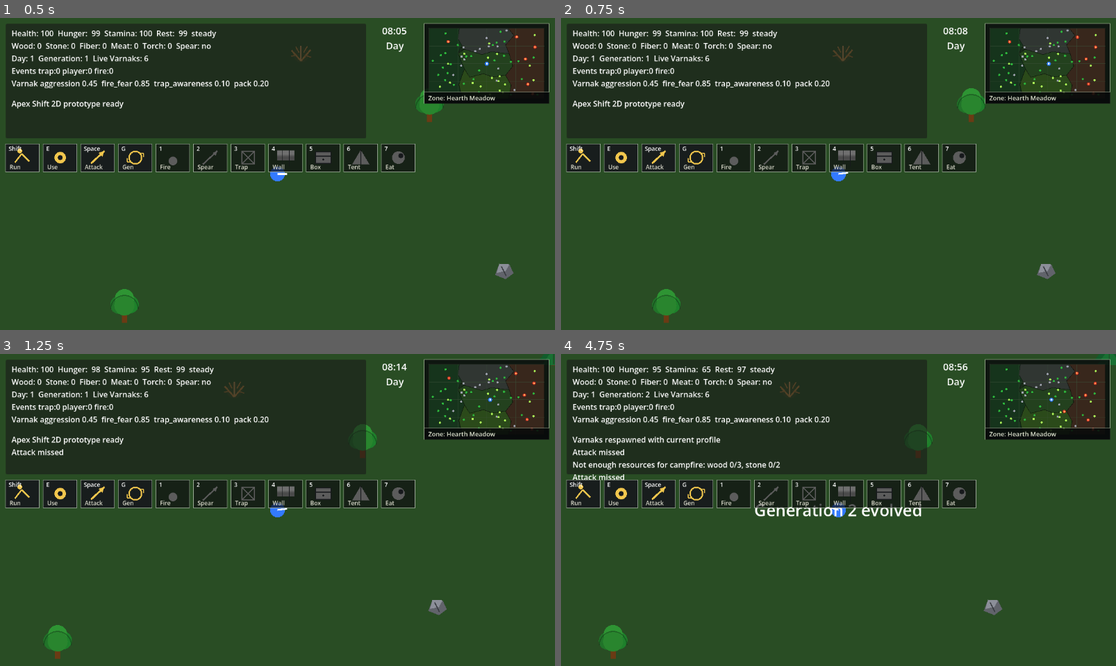
Above: before the commit, frames 1-4 (two rows, left to right).
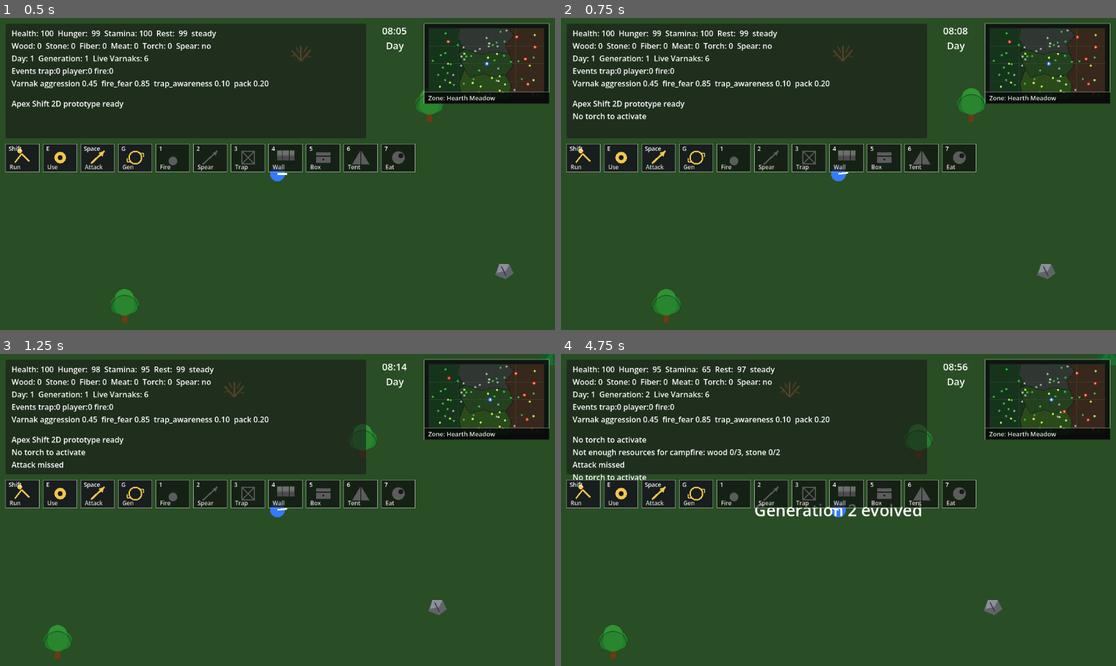
Above: after the commit, the same moments.

Repository: krisstoof/apex-shift-2d
Game: Godot game, scene res://scenes/main.tscn
Same seed, same stepped clock (60 frames per second), same inputs: the game is played once before the commit and once after it.
Inputs (mouse positions are in pixels of both pictures, inside the frame that each line leads up to):
- Up to frame 1 (0.5 s): no input
- Up to frame 2 (0.75 s): tap Enter at 0.5 s; move the mouse to (960, 158) at 0.52 s; hold D (move_right) from 0.53 s (still down); tap T at 0.6 s; click (960, 158) at 0.67 s
- Up to frame 3 (1.25 s): keep holding D (move_right); tap Space at 0.77 s
- Up to frame 4 (4.75 s): move the mouse to (727, 525) at 1.27 s; release D (move_right) at 1.28 s; hold S (move_down) 1.28-2.03 s; tap T at 1.35, 2.3, 3.05, 3.8, 4.55 s; tap Space at 1.52, 3.02, 3.77, 4.52 s; move the mouse to (894, 441) at 2.02 s; hold D (move_right) 2.03-2.78 s; hold Shift 2.03-2.78 s; move the mouse to (810, 572) at 2.77 s; hold W (move_up) 2.78-3.53 s; tap E at 2.85 s; click (810, 572) at 2.92 s; move the mouse to (1005, 556) at 3.52 s; hold A (move_left) from 3.53 s (still down); tap G at 3.6 s; move the mouse to (672, 463) at 4.27 s; tap 1 at 4.35 s

Frame 1 is identical in both runs. In frame 2, 0.1% of the frame differs, in the area x 2-16%, y 30-33%; in frame 3, 0.3%; in frame 4, 1.3%, in the area x 2-40%, y 26-41%.

Commit message:
feature/#34 add torch activation

Diff:
--- a/scripts/player/player.gd
+++ b/scripts/player/player.gd
@@ -12,6 +12,7 @@
 var stats := PlayerStats.new()
 var inventory := Inventory.new()
 var has_spear := false
+var torch_active := false
 var evolution_director: Node
 var nearby_interactables: Array[Node] = []
 var recipes := {}
@@ -82,6 +83,8 @@
 				_eat("meat")
 			KEY_8:
 				_craft("torch")
+			KEY_T:
+				_activate_torch()
 	if event is InputEventMouseButton and event.pressed and event.button_index == MOUSE_BUTTON_LEFT:
 		_attack()
 
@@ -89,6 +92,23 @@
 func receive_damage(amount: float) -> void:
 	stats.damage(amount)
 	get_node("/root/EventBus").post_message("Player hit for %s" % int(amount))
+
+
+func activate_torch() -> bool:
+	if torch_active:
+		get_node("/root/EventBus").post_message("Torch already active")
+		return false
+	if not inventory.remove_item("torch", 1):
+		get_node("/root/EventBus").post_message("No torch to activate")
+		return false
+	torch_active = true
+	get_node("/root/EventBus").emit_game_event("torch_activated", {"active": torch_active})
+	get_node("/root/EventBus").post_message("Torch activated")
+	return true
+
+
+func is_torch_active() -> bool:
+	return torch_active
 
 
 func recover_from_sleep() -> void:
@@ -195,6 +215,10 @@
 	get_node("/root/EventBus").post_message("Ate meat")
 
 
+func _activate_torch() -> void:
+	activate_torch()
+
+
 func _get_missing_ingredients(recipe: Dictionary) -> Array[String]:
 	var missing: Array[String] = []
 	for ingredient in recipe.keys():
--- a/scripts/systems/save_system.gd
+++ b/scripts/systems/save_system.gd
@@ -61,7 +61,8 @@
 		"position": _vector_to_data(player.global_position),
 		"stats": player.stats.get_save_data(),
 		"inventory": player.inventory.get_save_data(),
-		"has_spear": player.has_spear
+		"has_spear": player.has_spear,
+		"torch_active": player.torch_active
 	}
 
 
@@ -113,6 +114,7 @@
 	player.stats.restore_from_data(Dictionary(data.get("stats", {})))
 	player.inventory.restore_from_data(Dictionary(data.get("inventory", {})))
 	player.has_spear = bool(data.get("has_spear", player.has_spear))
+	player.torch_active = bool(data.get("torch_active", player.torch_active))
 
 
 func _restore_buildings(buildings: Array) -> void:
Not shown, changed: README.md
